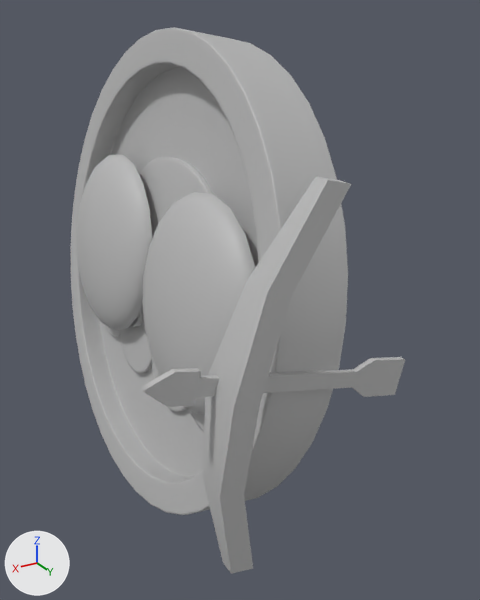
Two versions of the FBX model Assets/3D/Modeles/Modele Tuto/Modele_ennemi_arc_tuto.fbx, one commit apart.
Before and after are seen from a 50 mm lens placed at (0.313, 0.662, 0.555), pointed at (-0.05, 0.056, 0.252). Lighting does not change. The marker at lower left points along +X, +Y and +Z. Where no turn or scale is listed for an object, it has been applied to the vertices.

Names of what the first picture shows: 'ennemi_arc_tuto'.
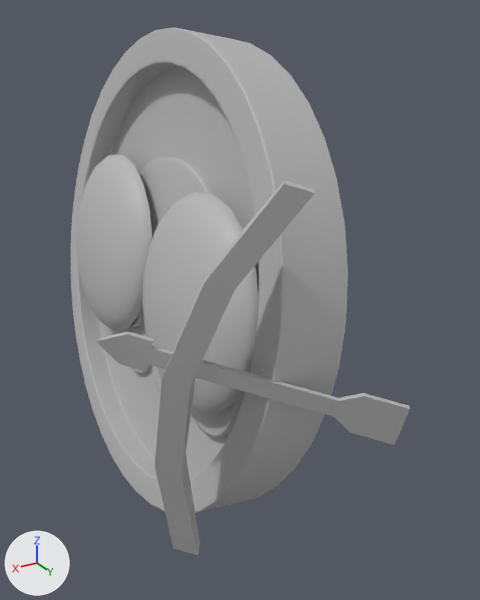
The newer file is also rescaled (x1.256), turned or shifted as a whole; pictures and numbers use the older file's frame.

The change, as a list of edits to the scene's bpy script:
```text
Change me_mesh:
    where me_mesh.from_pydata(...)  # 17238 vertices, 17210 faces; spans x -0.156..0.156, y -0.29..0.29, z -0.006..0.542
    used by ob_ennemi_arc_tuto; location = (0.0, 0.0, 0.0)
    me_mesh part 1: the loose piece of 20 vertices spanning x -0.019..0.104, y 0.244..0.29, z 0.093..0.441 is multiplied about its middle by the matrix ((0.82, 0.57, -0.043), (-0.571, 0.82, -0.022), (0.023, 0.043, 0.999)), then moved by (0.028, -0.028, -0.001)
    me_mesh part 2: the loose piece of 40 vertices spanning x -0.112..0.156, y 0.255..0.261, z 0.215..0.308 is multiplied about its middle by the matrix ((0.82, 0.57, -0.043), (-0.571, 0.82, -0.022), (0.023, 0.043, 0.999)), then moved by (0.027, -0.015, -0.001)
```

Where the change shows, as pixel boxes (x1, y1, x2, y2) in the pictures (480 x 600 px; the box of a moved part takes in the faces that stretch with it):
'ennemi_arc_tuto', reshaped: before (71, 27, 405, 574); after (71, 27, 410, 555)
part 1 of me_mesh, moved or reshaped: before (203, 176, 351, 574); after (155, 180, 315, 555)
part 2 of me_mesh, moved or reshaped: before (141, 357, 405, 407); after (96, 332, 410, 445)
